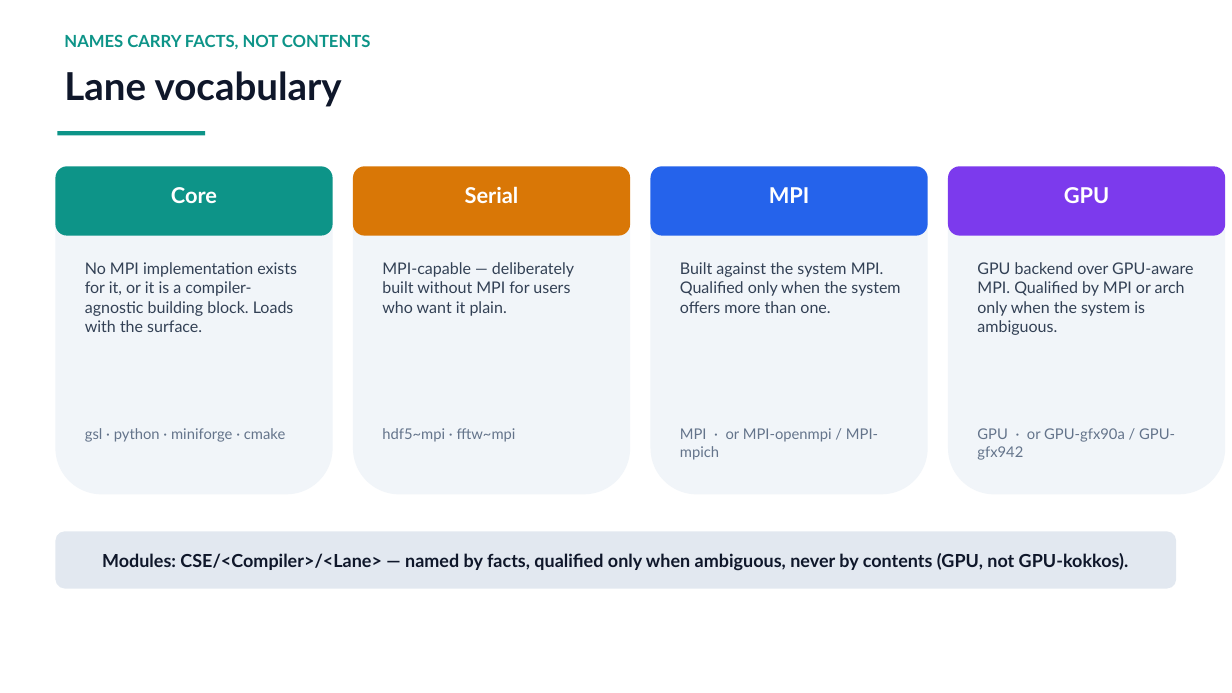
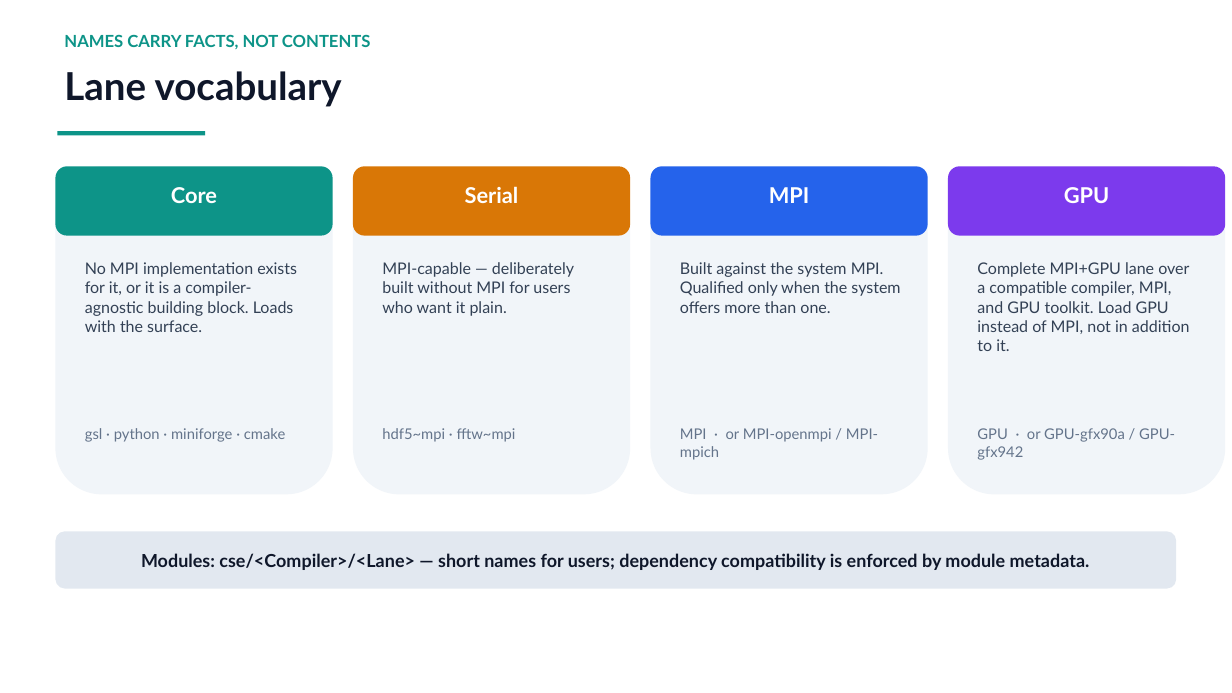
Before and after one commit to ray12514/stack-planning, a slide deck: slide 6 of presentations/cse_lanes_model.pptx. Drawn at 1232x693 pixels with LibreOffice and Linux fonts; fonts in the diff are those of the drawing. Boxes give left, top, right and bottom in pixels: in the first picture for what was removed or moved away, otherwise in the second. Text is boxed around its words. In the diff, an @@ line names an element or a change of style, - is before the commit and + after.

Commit message:
Document lane exposure and module compatibility policy

```diff
--- a/presentations/cse_lanes_model.pptx
+++ b/presentations/cse_lanes_model.pptx
@@ text at <box>977,262,1190,351</box>: text changed @@
-GPU backend over GPU-aware MPI. Qualified by MPI or arch only when the system is ambiguous.
+Complete MPI+GPU lane over a compatible compiler, MPI, and GPU toolkit. Load GPU instead of MPI, not in addition to it.
@@ text in rounded rectangle at <box>141,553,1090,570</box>: text changed @@
-Modules: CSE/<Compiler>/<Lane> — named by facts, qualified only when ambiguous, never by contents (GPU, not GPU-kokkos).
+Modules: cse/<Compiler>/<Lane> — short names for users; dependency compatibility is enforced by module metadata.
```
Also in this commit, not shown: 4 other slides changed, 5 other files.
